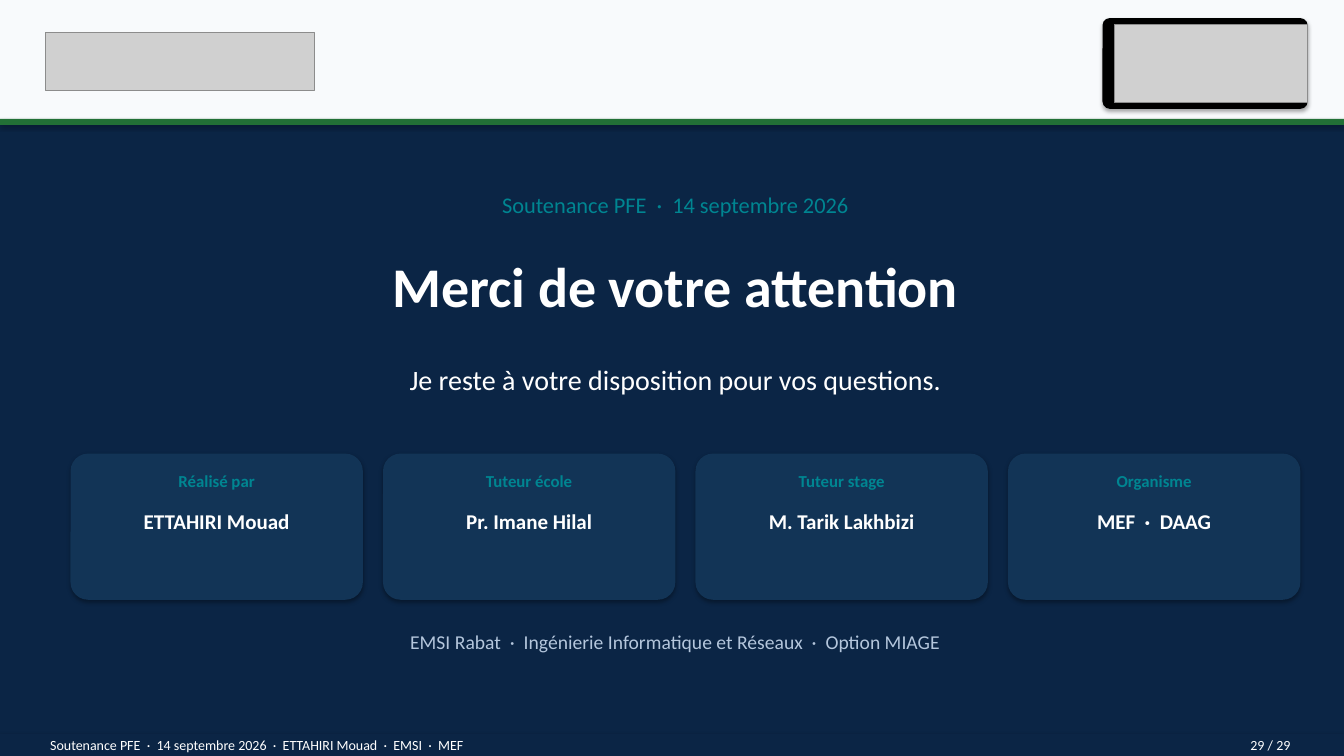
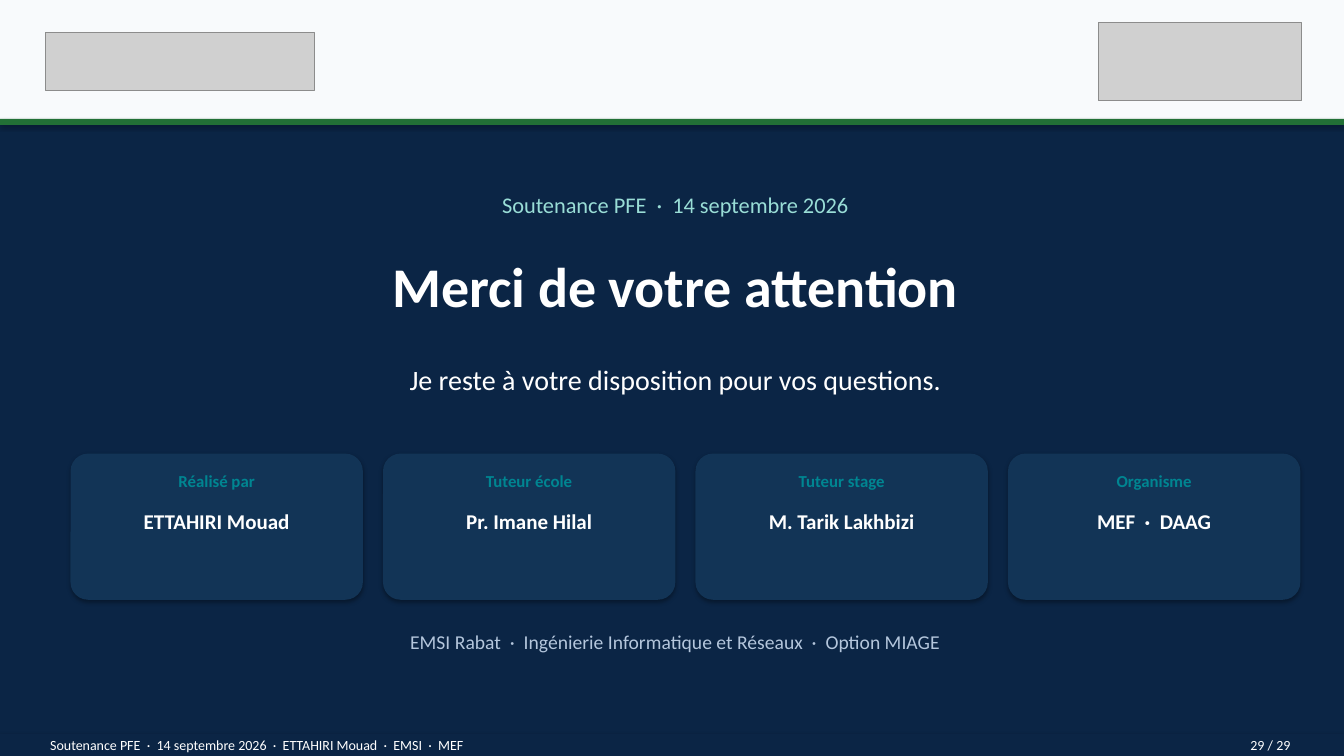
Before and after one commit to mouadofficiel2003/PFE2, a slide deck: slide 29 of soutenance/Soutenance-PFE-ETTAHIRI-Mouad.pptx. Drawn at 1344x756 pixels with LibreOffice and Linux fonts; fonts in the diff are those of the drawing; grey boxes stand for pictures. Boxes give left, top, right and bottom in pixels: in the first picture for what was removed or moved away, otherwise in the second. Text is boxed around its words. In the diff, an @@ line names an element or a change of style, - is before the commit and + after.

```diff
--- a/soutenance/Soutenance-PFE-ETTAHIRI-Mouad.pptx
+++ b/soutenance/Soutenance-PFE-ETTAHIRI-Mouad.pptx
@@ picture: place and size @@
-picture at (1115,24,1309,103)
+picture at (1098,22,1302,101)
@@ rounded rectangle removed at (1103,18,1309,109) @@
@@ text "Soutenance PFE · 14 septembre ..." at (502,197,848,217): text colour #008591 to #99DDD6 @@
```
Also in this commit, not shown: 28 other slides changed, 45 other files.
